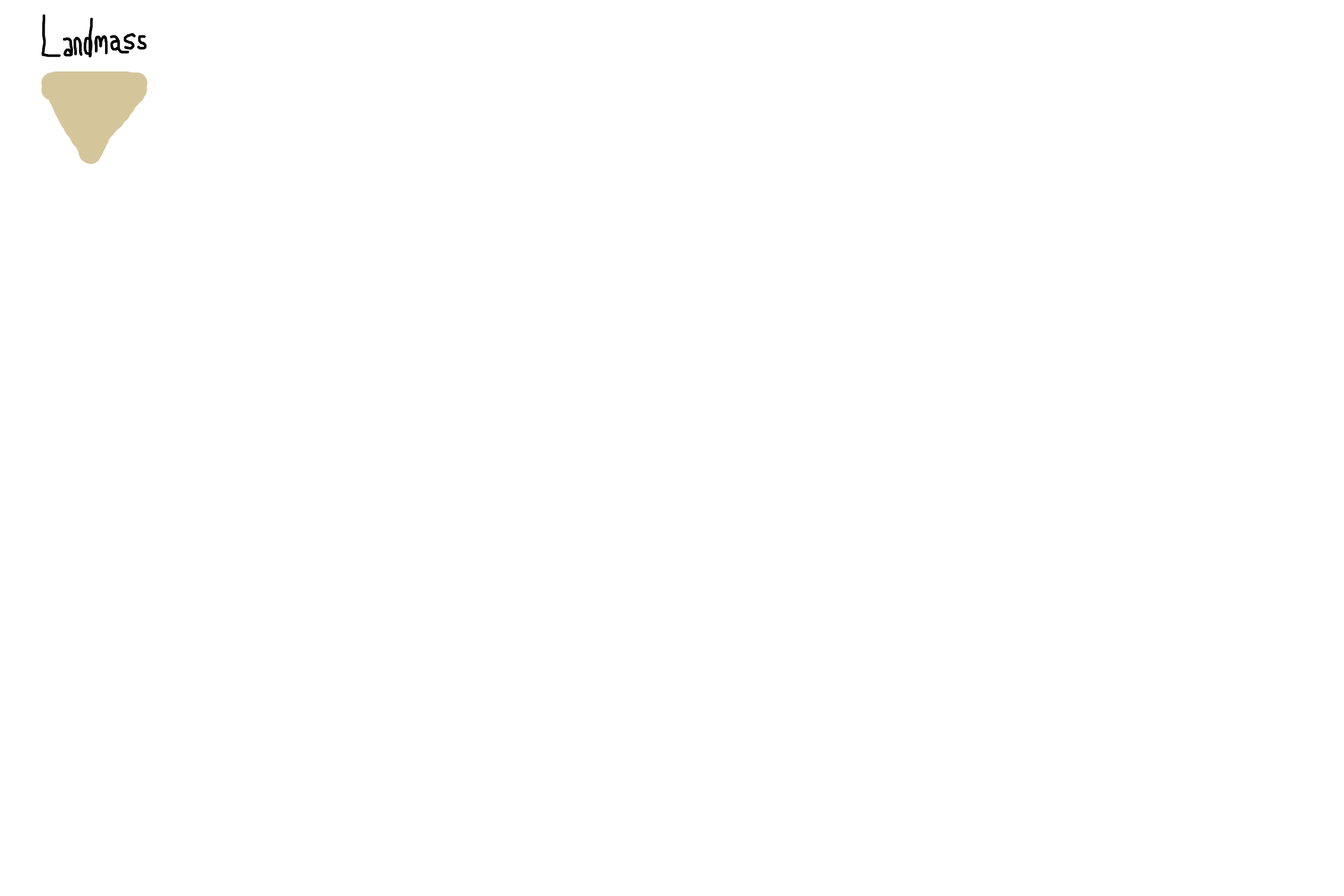
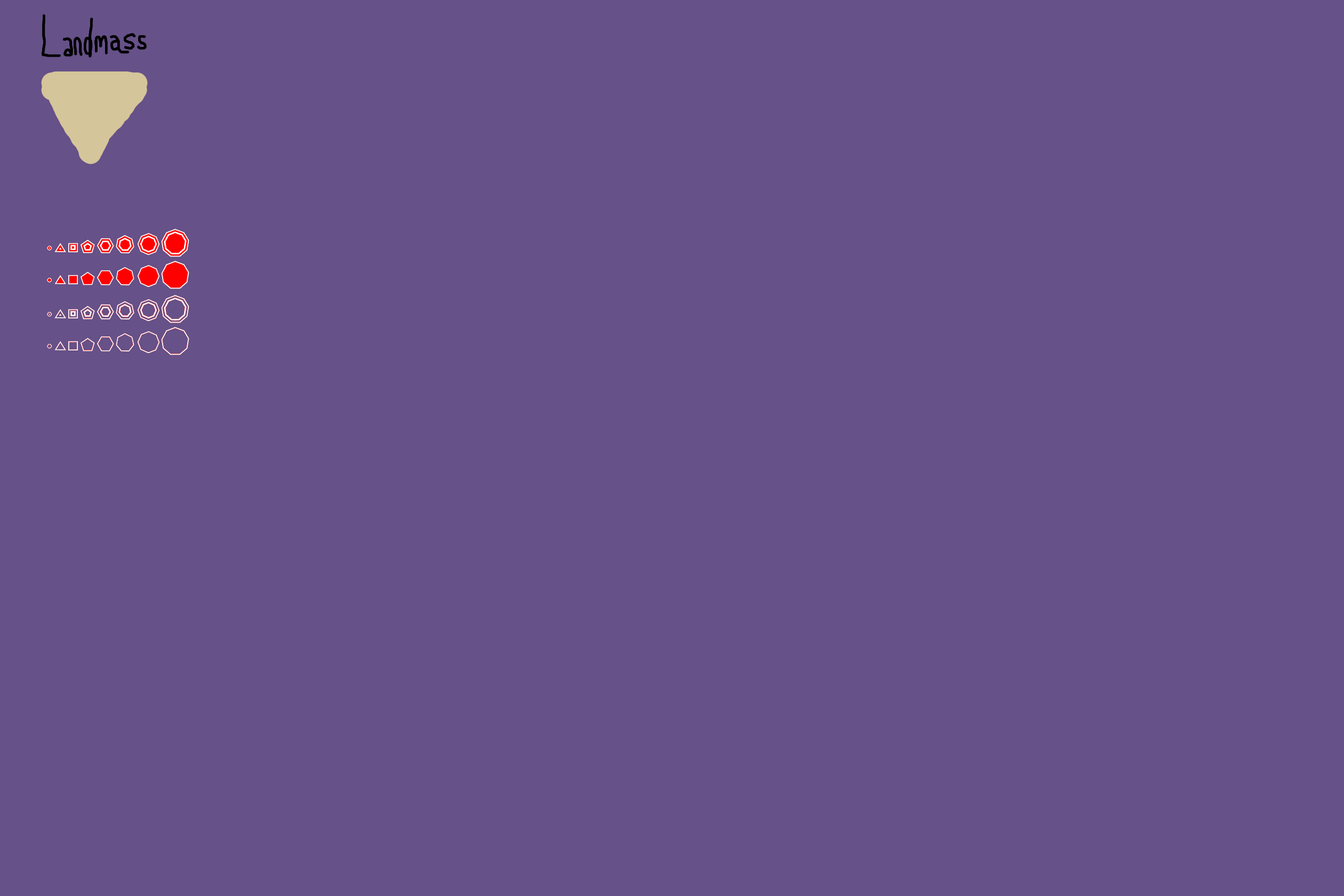
Layer changes from the first 1344 x 896 image to the second:
painted on "Descriptions" over <box>0,0,171,69</box>
added layer "Kopia Warstwa malowania 1 (wklejone)" above "Warstwa malowania 1 (wklejone)" over <box>26,286,232,390</box>
added layer "Warstwa malowania 1 (wklejone)" above "Tło" over <box>26,220,232,324</box>
painted on "Tło" over <box>0,0,1344,896</box>
